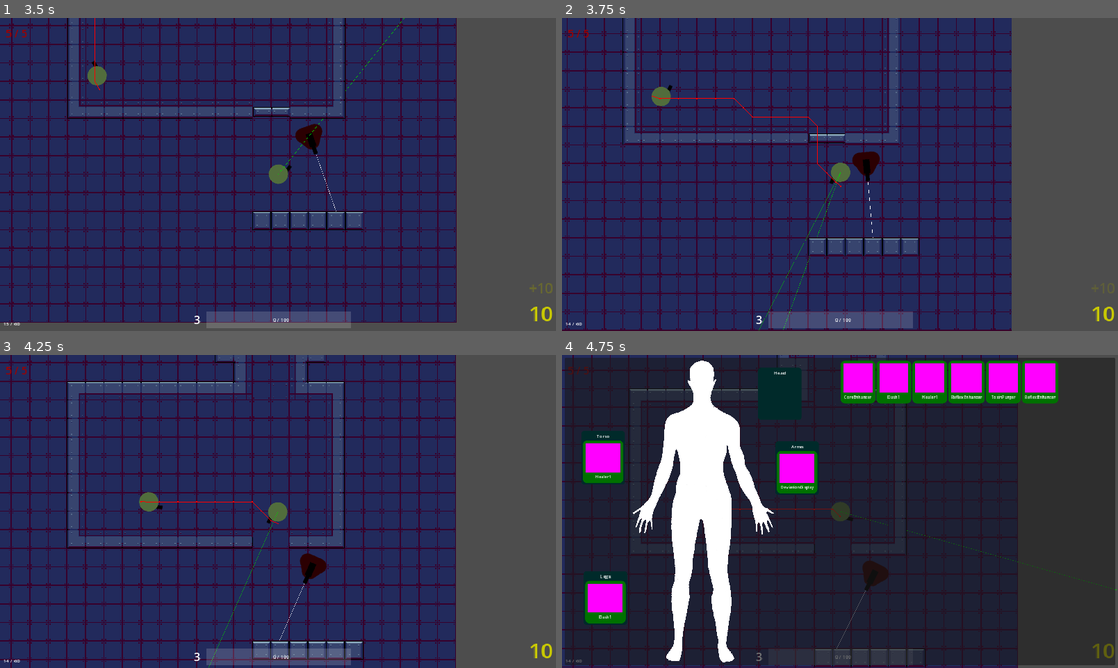
Above: before the commit, frames 1-4 (two rows, left to right).
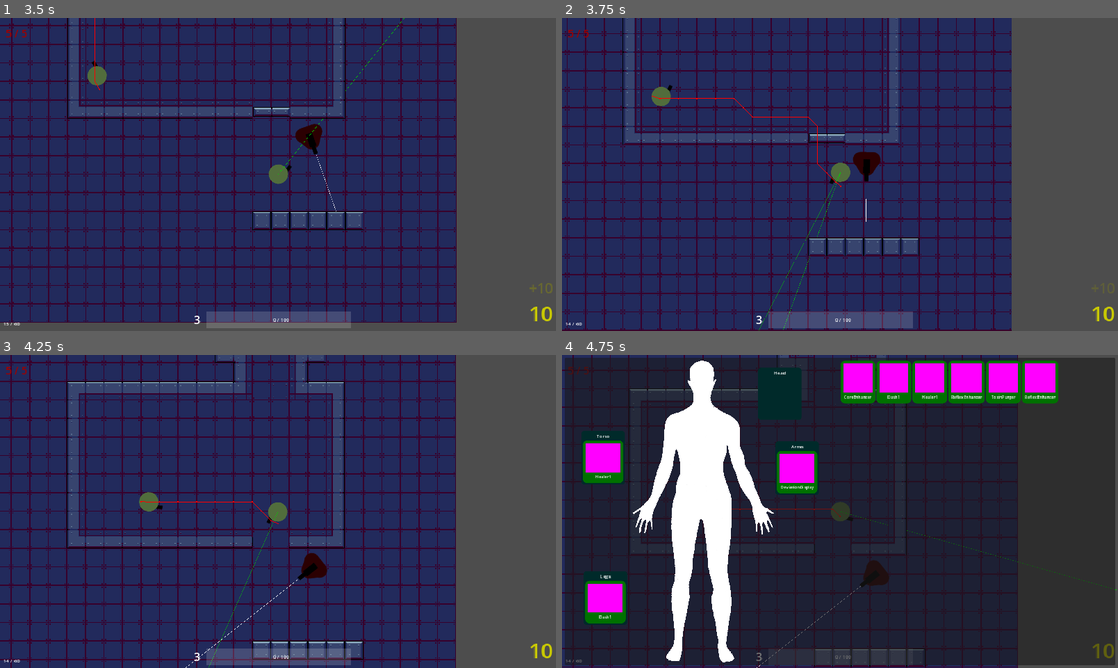
Above: after the commit, the same moments.

Repository: GrandOichii/neon-skies-godot
Game: Godot game, scene res://scenes/root.tscn
The game is run twice, just before and just after one commit, with the same random seed, the same clock (stepped at 60 frames per second) and the same inputs.
Inputs (mouse positions are in pixels of both pictures, inside the frame that each line leads up to):
- Up to frame 1 (3.5 s): move the mouse to (400, 158) at 0.52 s; hold D (right) 0.53-1.25 s; hold I (dev-im-toggle) 0.53-1.25 s; click (216, 61) at 1.27 s; tap Enter at 2 s; move the mouse to (166, 190) at 2.02 s; hold S (down) 2.03-2.78 s; click (166, 190) at 2.1 s; tap Space (reload) at 2.75 s; move the mouse to (333, 105) at 2.77 s; hold D (right) from 2.78 s (still down); hold I (dev-im-toggle) from 2.78 s (still down)
- Up to frame 2 (3.75 s): move the mouse to (812, 237) at 3.52 s; release D (right) at 3.53 s; release I (dev-im-toggle) at 3.53 s; hold W (up) from 3.53 s (still down); click (812, 237) at 3.6 s
- Up to frame 3 (4.25 s): keep holding W (up)
- Up to frame 4 (4.75 s): move the mouse to (1006, 558) at 4.27 s; release W (up) at 4.28 s; hold A (left) from 4.28 s (still down); hold I (dev-im-toggle) from 4.28 s (still down)

Frame 1 is identical in both runs. In frame 2, less than 0.1% of the frame differs, in the area x 52-58%, y 42-71%; in frame 3, 0.2%, in the area x 33-59%, y 63-100%; in frame 4, 0.1%.

Commit message:
Added sound listener to turret

Diff:
--- a/enemies/behaviors/variations/SearchWhenLost.tscn
+++ b/enemies/behaviors/variations/SearchWhenLost.tscn
@@ -2,6 +2,7 @@
 
 [sub_resource type="GDScript" id="GDScript_c41as"]
 script/source = "extends EnemyBehavior
+class_name StaticInvestigate
 
 #
 # exports
@@ -68,7 +69,6 @@
 	if controller.reached_rotation():
 		wait_timer_node.start(wait_between_rot)
 
-# lerp_angle(first, second, random)
 #
 # signal connections
 #
@@ -81,10 +81,13 @@
 		return
 	var rot = lerp_angle(_initial_rot - _degree / 2, _initial_rot + _degree / 2, randf())
 	controller.rot_target = controller.global_position + Vector2(100, 0).rotated(rot)
-	pass # Replace with function body.
+
+func _on_sound_listener_heard_sound(area: Area2D):
+	controller.data[last_spot_var_name] = area
+	controller.current_state = state
 "
 
-[node name="SearchWhenLost" type="Node"]
+[node name="StaticInvestigate" type="Node"]
 script = SubResource("GDScript_c41as")
 
 [node name="WaitTimer" type="Timer" parent="."]
--- a/enemies/variations/Turret.tscn
+++ b/enemies/variations/Turret.tscn
@@ -1,9 +1,10 @@
-[gd_scene load_steps=10 format=3 uid="uid://de30c10cvlnk0"]
+[gd_scene load_steps=11 format=3 uid="uid://de30c10cvlnk0"]
 
 [ext_resource type="PackedScene" uid="uid://cfcer7aeaep8x" path="res://enemies/Enemy.tscn" id="1_sx6pq"]
 [ext_resource type="Texture2D" uid="uid://8h2c4vsesupr" path="res://art/turret1.png" id="2_ybnid"]
 [ext_resource type="PackedScene" uid="uid://qskr32g3vh86" path="res://common/LaserPointer.tscn" id="3_kallc"]
 [ext_resource type="PackedScene" uid="uid://d26d7aod68kxw" path="res://enemies/behaviors/variations/Guard.tscn" id="3_sr0y6"]
+[ext_resource type="PackedScene" uid="uid://nkgl2h57gbmc" path="res://common/SoundListener.tscn" id="3_vs65o"]
 [ext_resource type="PackedScene" uid="uid://b2enik8bjmhw5" path="res://enemies/common/VisionCone.tscn" id="4_l8edc"]
 [ext_resource type="PackedScene" uid="uid://cgh7skii2sbu" path="res://attacking/AttackController.tscn" id="5_wtti3"]
 [ext_resource type="PackedScene" uid="uid://bw5l4rqeb3qt6" path="res://enemies/behaviors/variations/Chase.tscn" id="6_b5he5"]
@@ -16,17 +17,19 @@
 [node name="Sprite" parent="." index="0"]
 texture = ExtResource("2_ybnid")
 
-[node name="LaserPointer" parent="Sprite" index="0" node_paths=PackedStringArray("muzzle_point") instance=ExtResource("3_kallc")]
+[node name="SoundListener" parent="Sprite" index="0" instance=ExtResource("3_vs65o")]
+
+[node name="LaserPointer" parent="Sprite" index="1" node_paths=PackedStringArray("muzzle_point") instance=ExtResource("3_kallc")]
 position = Vector2(-11, 0)
 color = Color(1, 0, 0, 1)
 laser_range = 1000.0
 muzzle_point = NodePath("../AttackController/Muzzle")
 
-[node name="VisionCone" parent="Sprite" index="1" instance=ExtResource("4_l8edc")]
+[node name="VisionCone" parent="Sprite" index="2" instance=ExtResource("4_l8edc")]
 degree = 30.0
 look_for_group = "player"
 
-[node name="AttackController" parent="Sprite" index="2" node_paths=PackedStringArray("rotation_controller") instance=ExtResource("5_wtti3")]
+[node name="AttackController" parent="Sprite" index="3" node_paths=PackedStringArray("rotation_controller") instance=ExtResource("5_wtti3")]
 starting_gun = ExtResource("6_mbvt6")
 rotation_controller = NodePath("..")
 initial_total_ammo = 60
@@ -51,7 +54,7 @@
 last_pos_var_name = "last_pos"
 state = "chase"
 
-[node name="SearchWhenLost" parent="Behaviors" index="2" instance=ExtResource("9_lj4db")]
+[node name="StaticInvestigate" parent="Behaviors" index="2" instance=ExtResource("9_lj4db")]
 rot_speed = 2.0
 degree = 30.0
 rot_count = 4
@@ -60,6 +63,7 @@
 on_end = "guard"
 state = "search-when-lost"
 
+[connection signal="heard_sound" from="Sprite/SoundListener" to="Behaviors/StaticInvestigate" method="_on_sound_listener_heard_sound"]
 [connection signal="lost" from="Sprite/VisionCone" to="Behaviors/Chase" method="_on_vision_cone_lost"]
 [connection signal="spotted" from="Sprite/VisionCone" to="Behaviors/Chase" method="_on_vision_cone_spotted"]
 
